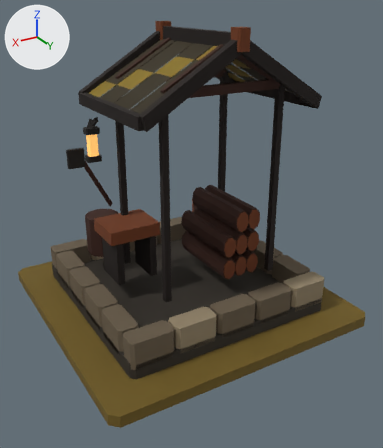
Before and after pictures for a commit that changed the glTF model art/timber_yard_t5/timber_yard_t5.glb.
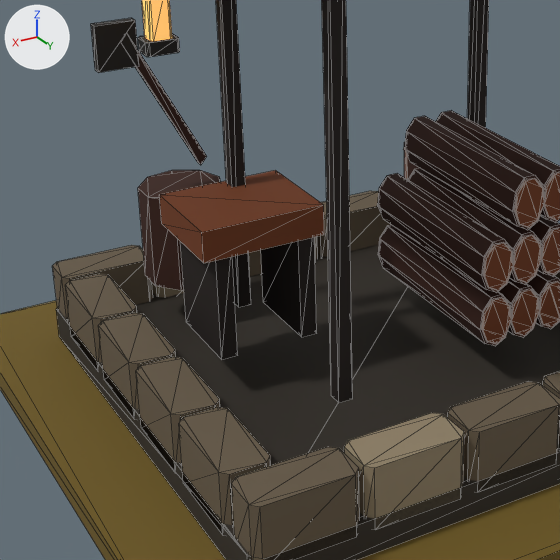
Each version appears first whole from a 50 mm camera at (1.151, 2.031, 1.417) aimed at (-0.005, 0.105, 0.454), and next in a close-up on the part from 8% to 67% of the width and 31% to 82% of the height. Lighting does not change. The marker at upper left points along +X, +Y and +Z. The last two pictures show the newer version. The close-ups show mesh edges as thin lines.

Objects in the first close-up: 'MMR | timber_yard | T05 Architecture.001', 'MMR | timber_yard | Tier 05 Ground.001'.
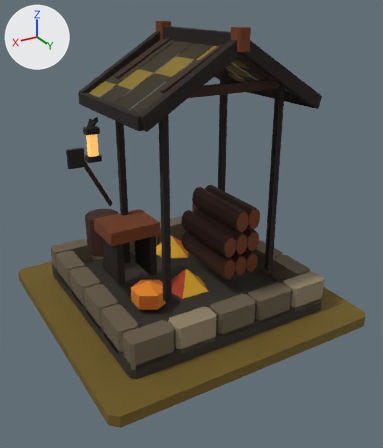
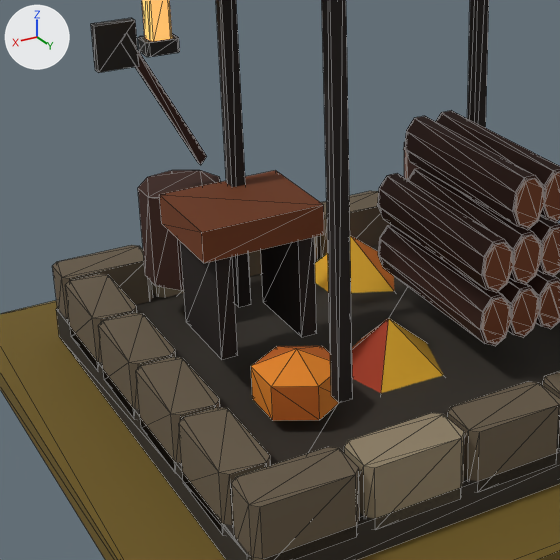
The change, as a list of edits to the scene's bpy script:
```text
Add me_mmr___timber_yard___t05_autumn_dressing_001:
    me_mmr___timber_yard___t05_autumn_dressing_001.from_pydata(...)  # 25 vertices, 28 faces; spans x -0.24..0.317, y -0.43..0.236, z 0.062..0.201
    me_mmr___timber_yard___t05_autumn_dressing_001.materials.append(mat_mmr___shared_palette_atlas)  # picture img_mmr_shared_color_palette_64
Add ob_mmr___timber_yard___t05_autumn_dressing_001:
    ob_mmr___timber_yard___t05_autumn_dressing_001 = bpy.data.objects.new('MMR | timber_yard | T05 Autumn Dressing.001', me_mmr___timber_yard___t05_autumn_dressing_001)
    ob_mmr___timber_yard___t05_autumn_dressing_001.location = (0.0, 0.0, 0.05)
```

Boxes (x1, y1, x2, y2) around the edits, measured in the close-ups (560 x 560 px):
'MMR | timber_yard | T05 Autumn Dressing.001', added (orange)
    after: (251, 236, 443, 421)
